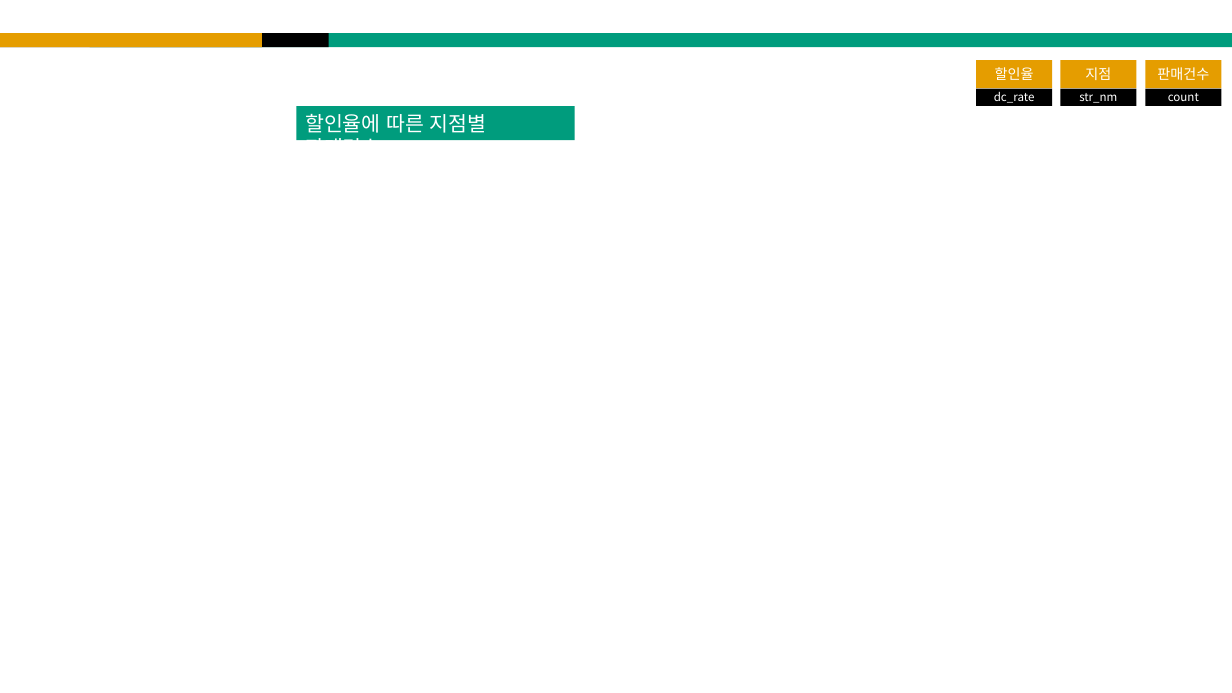
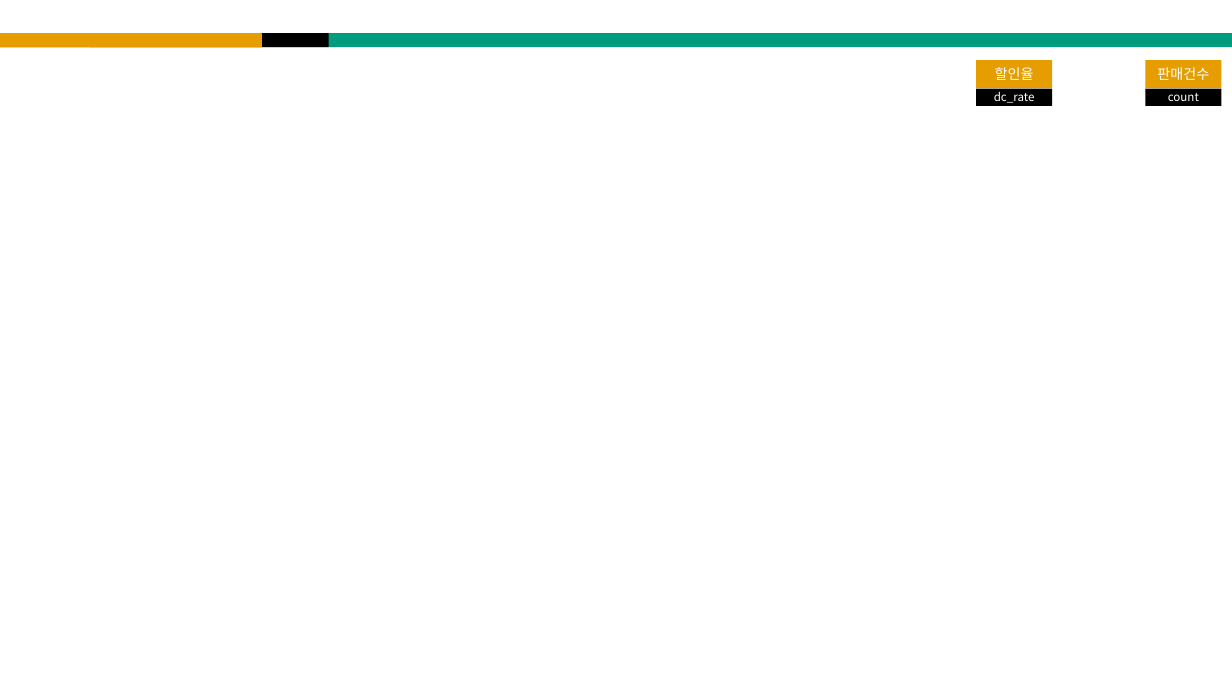
Before and after one commit to horaeng1/Asiae_AI, a slide deck: slide 43 of 1_Code/4_kim/R/BA_Project.pptx (slide 31 before the commit). Drawn at 1232x693 pixels with LibreOffice and Linux fonts; fonts in the diff are those of the drawing. Boxes give left, top, right and bottom in pixels: in the first picture for what was removed or moved away, otherwise in the second. Text is boxed around its words. In the diff, an @@ line names an element or a change of style, - is before the commit and + after.

```diff
--- a/1_Code/4_kim/R/BA_Project.pptx
+++ b/1_Code/4_kim/R/BA_Project.pptx
@@ rectangle removed at bbox=[1061, 89, 1137, 106] @@
-str_nm
@@ rectangle removed at bbox=[1061, 60, 1137, 88] @@
-지점
@@ rectangle removed at bbox=[297, 106, 575, 140] @@
-할인율에 따른 지점별 판매건수
```
Also in this commit, not shown: 9 other slides changed, 11 slides added, 3 slides removed, 2 other files.
